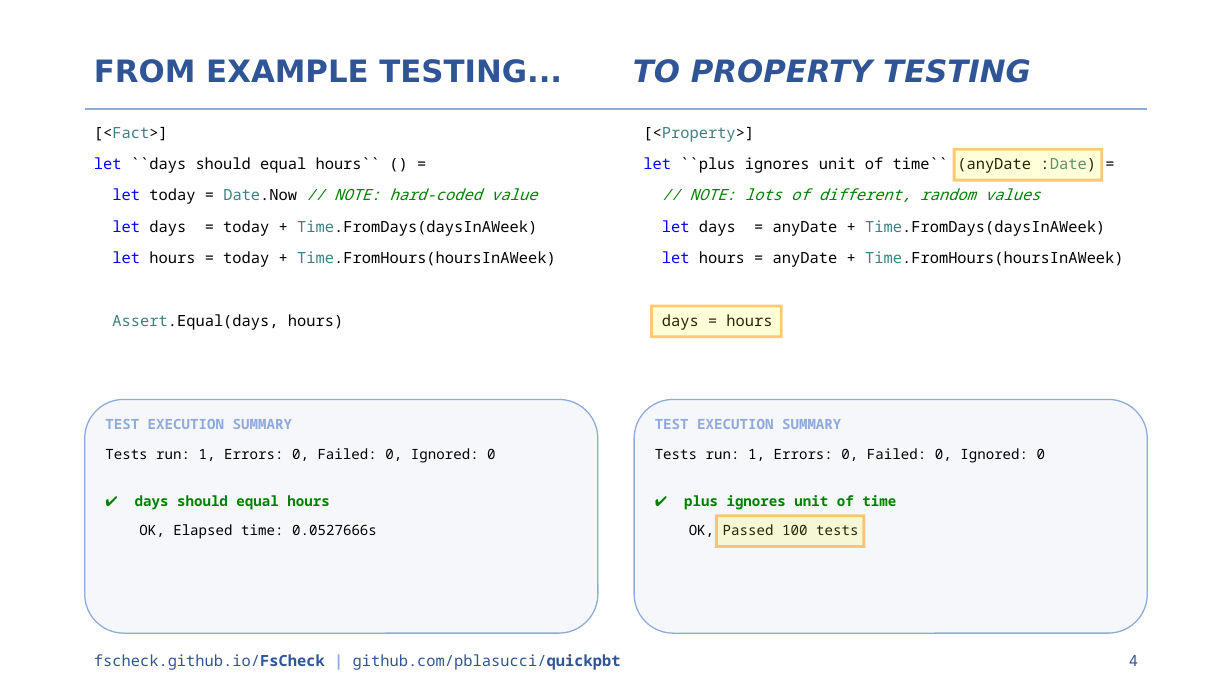
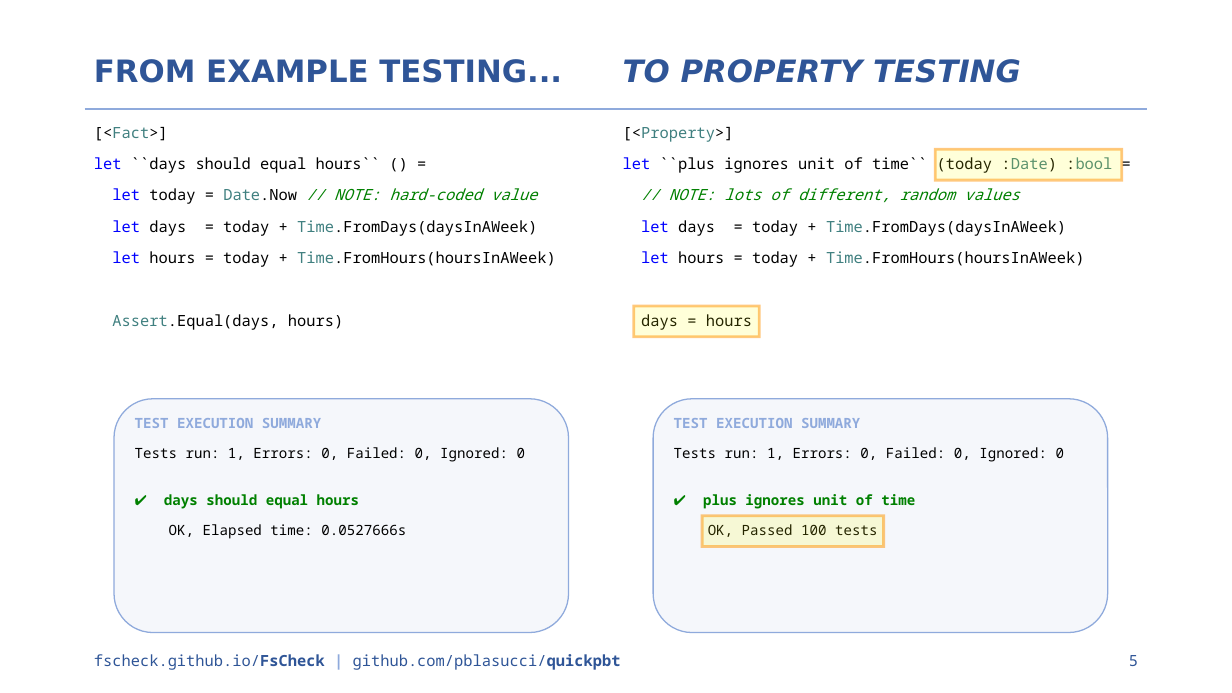
Before and after one commit to pblasucci/quickpbt, a slide deck: slide 5 of media/quickpbt.pptx (slide 4 before the commit). Drawn at 1232x693 pixels with LibreOffice and Linux fonts; fonts in the diff are those of the drawing. Boxes give left, top, right and bottom in pixels: in the first picture for what was removed or moved away, otherwise in the second. Text is boxed around its words. In the diff, an @@ line names an element or a change of style, - is before the commit and + after.

```diff
--- a/media/quickpbt.pptx
+++ b/media/quickpbt.pptx
@@ text "TO PROPERTY TESTING": place and size @@
-text "TO PROPERTY TESTING" at (633,59,1031,83)
+text "TO PROPERTY TESTING" at (623,59,1021,83)
@@ text "[<Property>]": place and size @@
-text "[<Property>]" at (643,127,1124,330)
+text "[<Property>]" at (623,127,1112,330)
@@ text at (623,157,1112,173): text changed @@
-let ``plus ignores unit of time`` (anyDate :Date) =
+let ``plus ignores unit of time`` (today :Date) :bool =
@@ rectangle: place and size @@
-rectangle at (955,150,1103,180)
+rectangle at (935,150,1122,180)
@@ text at (641,220,1085,267): text changed @@
-let days = anyDate + Time.FromDays(daysInAWeek)
-let hours = anyDate + Time.FromHours(hoursInAWeek)
+let days = today + Time.FromDays(daysInAWeek)
+let hours = today + Time.FromHours(hoursInAWeek)
@@ rectangle: place and size @@
-rectangle at (652,306,781,336)
+rectangle at (634,306,760,336)
@@ rounded rectangle "TEST EXECUTION SUMMARY": place and size @@
-rounded rectangle "TEST EXECUTION SUMMARY" at (85,399,598,633)
+rounded rectangle "TEST EXECUTION SUMMARY" at (114,399,568,633)
@@ rounded rectangle "TEST EXECUTION SUMMARY": place and size @@
-rounded rectangle "TEST EXECUTION SUMMARY" at (634,399,1147,633)
+rounded rectangle "TEST EXECUTION SUMMARY" at (653,399,1108,633)
@@ rectangle: place and size @@
-rectangle at (716,516,864,546)
+rectangle at (702,516,884,546)
@@ page number at (1129,655,1138,666): text changed @@
-4
+5
```
Also in this commit, not shown: 12 other slides changed, 1 other file.
